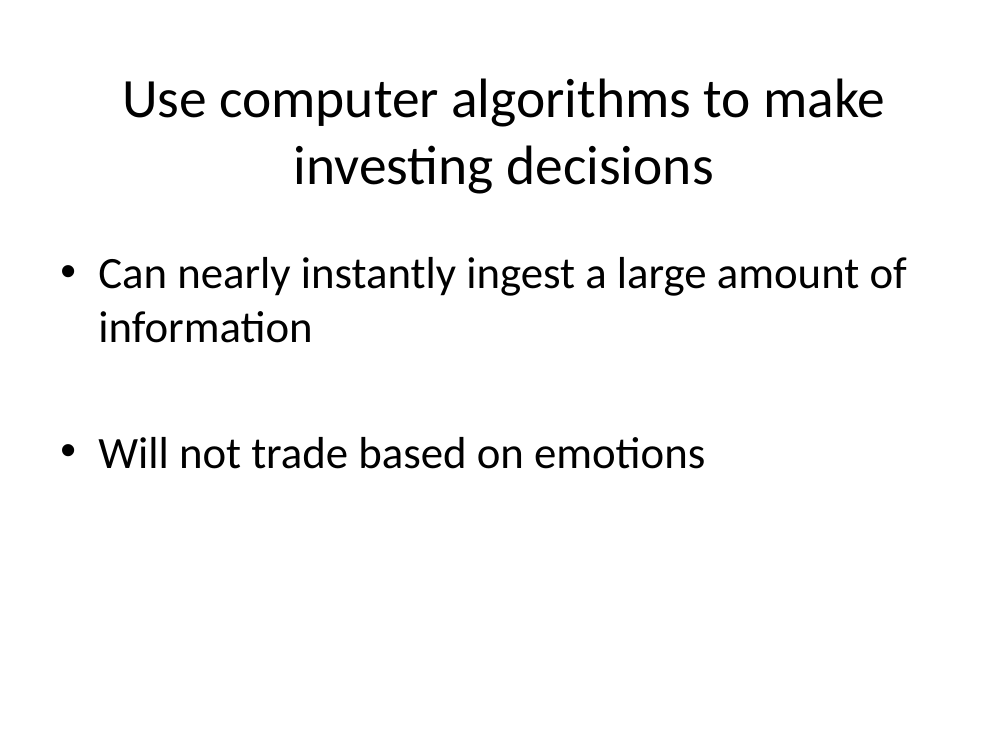
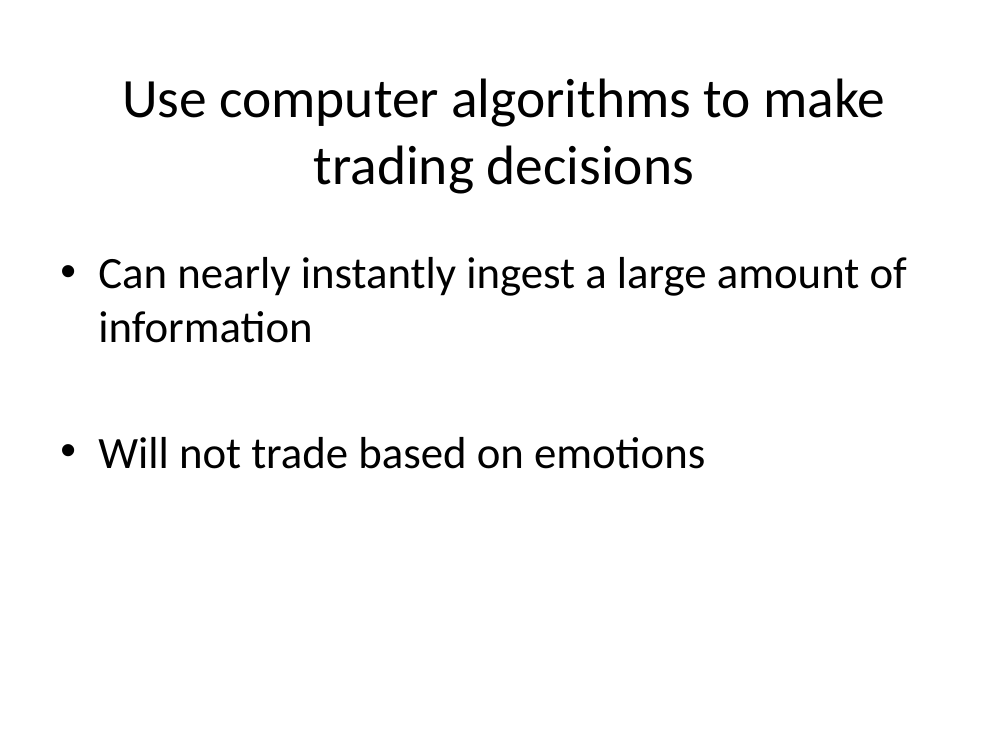
Before and after one commit to wilkung/Predicting_Markets_with_Neural_Nets, a slide deck: slide 3 of Kojack_Presentation.pptx. Drawn at 1008x756 pixels with LibreOffice and Linux fonts; fonts in the diff are those of the drawing. Boxes give left, top, right and bottom in pixels: in the first picture for what was removed or moved away, otherwise in the second. Text is boxed around its words. In the diff, an @@ line names an element or a change of style, - is before the commit and + after.

```diff
--- a/Kojack_Presentation.pptx
+++ b/Kojack_Presentation.pptx
@@ title at (x1=122, y1=78, x2=885, y2=194): text changed @@
-Use computer algorithms to make investing decisions
+Use computer algorithms to make trading decisions
```
Also in this commit, not shown: 8 other slides changed, 6 slides added, 5 slides removed, 10 other files.
